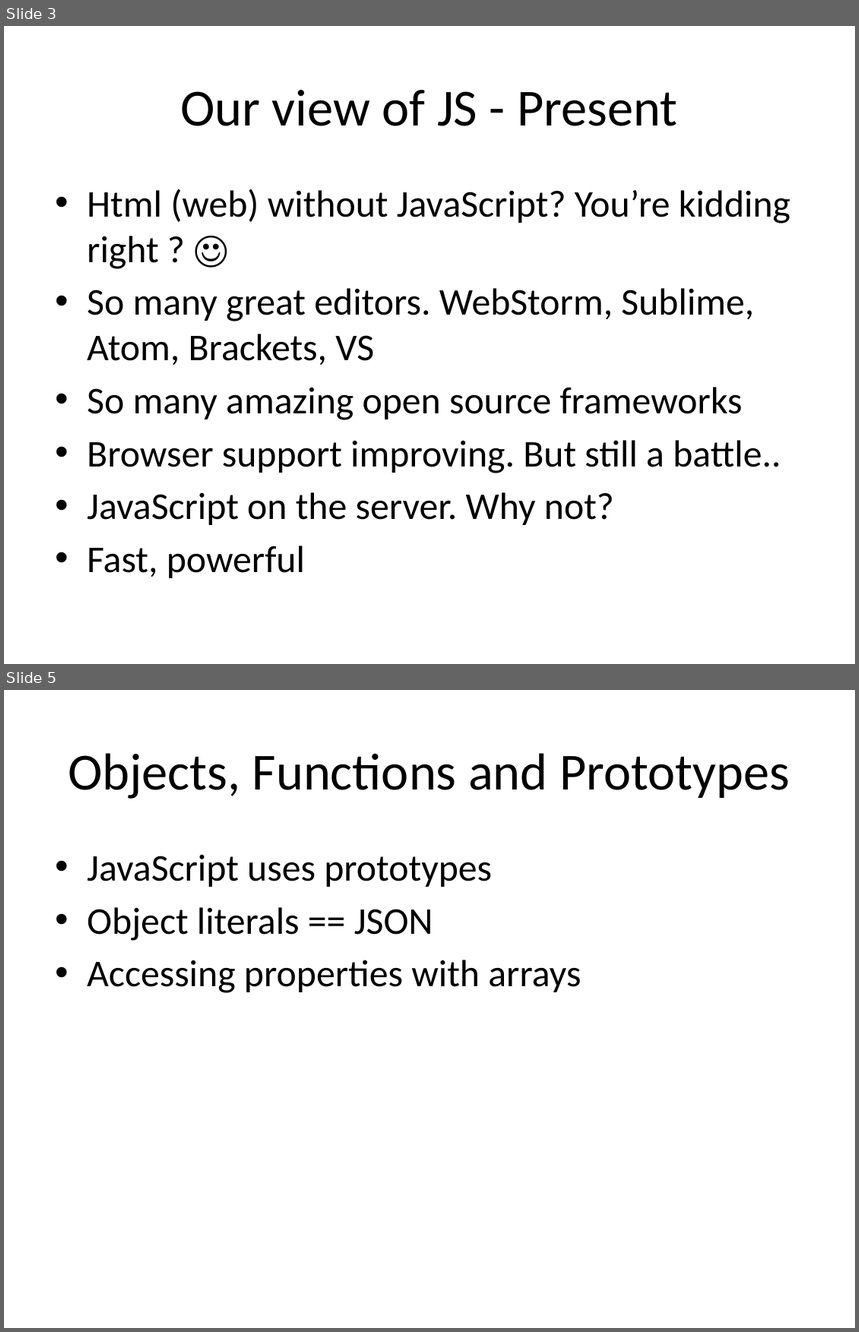
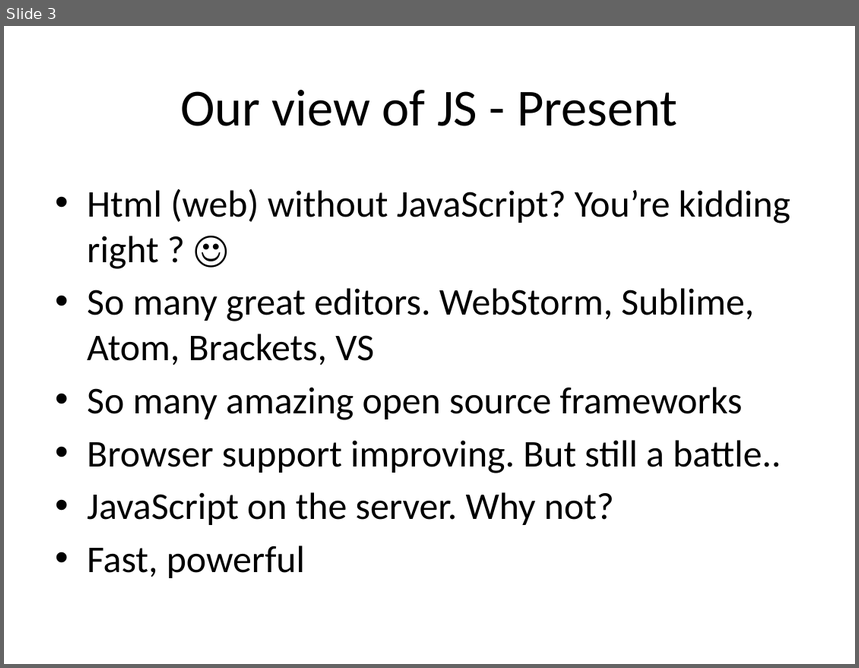
Before and after one commit to dejanvasic85/js-presentation, a slide deck: Fundamentals/Fundamentals-Presentation.pptx. Shown one above the other, each under a label of ours: slides 3 and 5 before the commit, slide 3 after it; the slides between them are not shown. The pictures are 859x1332 and 859x668 pixels, drawn with LibreOffice and Linux fonts; fonts in the diff are those of the drawing. Boxes give left, top, right and bottom in pixels: in the first picture for what was removed or moved away, otherwise in the second. Text is boxed around its words. In the diff, an @@ line names an element or a change of style, - is before the commit and + after.

```diff
--- a/Fundamentals/Fundamentals-Presentation.pptx
+++ b/Fundamentals/Fundamentals-Presentation.pptx
@@ slide 5 removed at bbox=[4, 690, 855, 1328], background #FFFFFF @@
@@ title removed at bbox=[68, 753, 790, 799] @@
-Objects, Functions and Prototypes
@@ text removed at bbox=[87, 854, 581, 993] @@
-• JavaScript uses prototypes
-• Object literals == JSON
-• Accessing properties with arrays
```
Also in this commit, not shown: 2 slides changed, 1 other slide removed, 6 other files.
